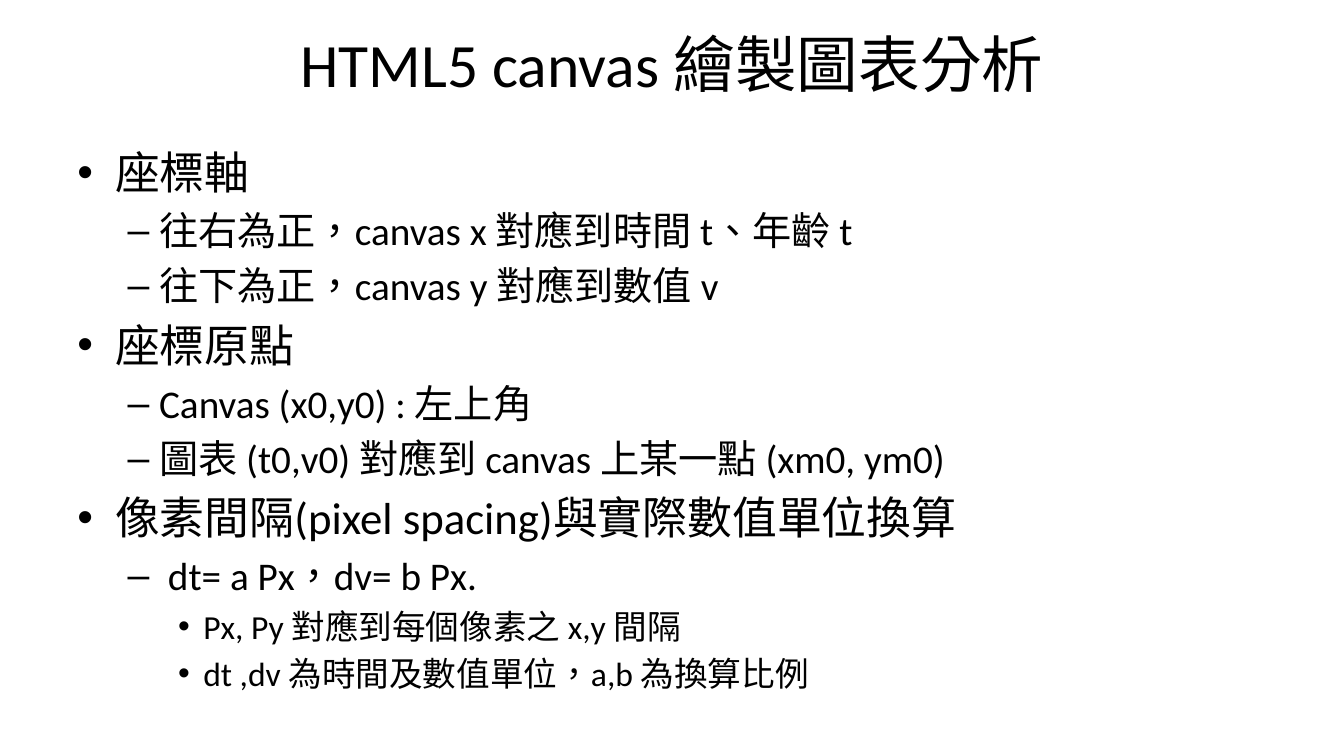
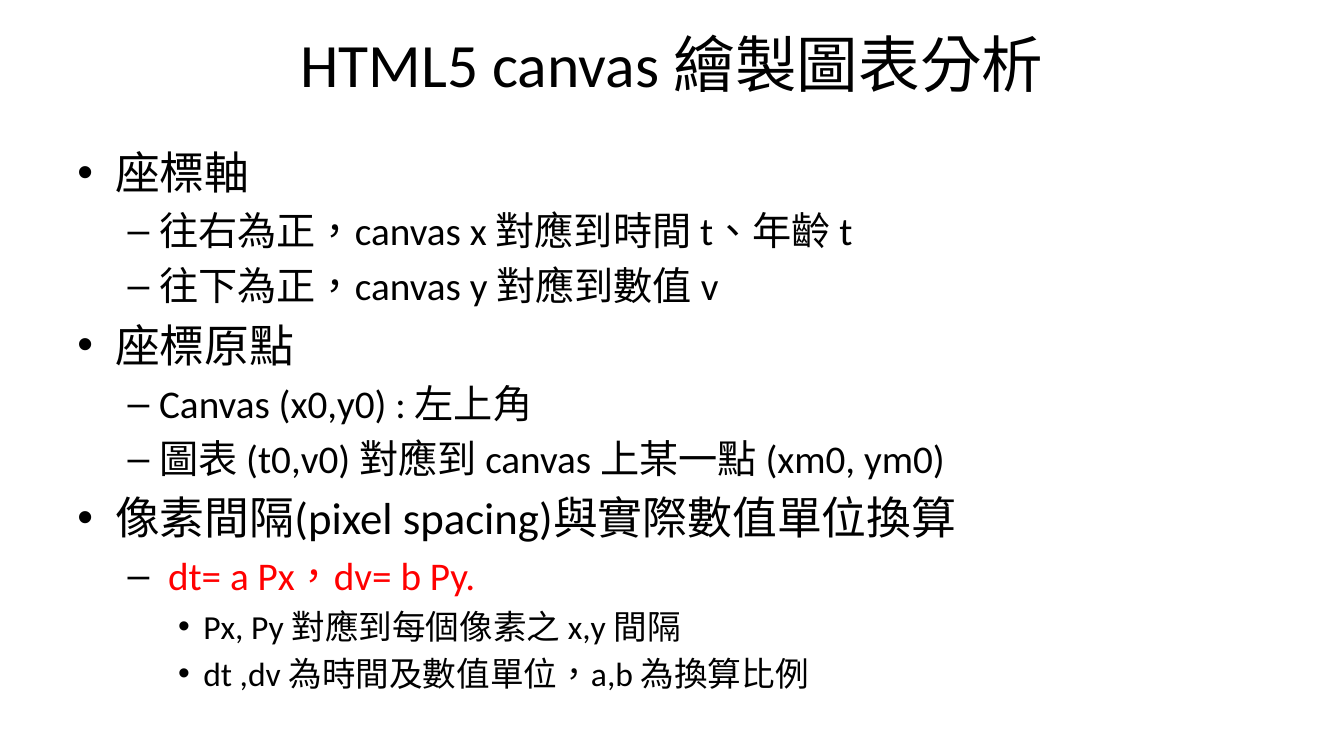
Before and after one commit to mos2718/FHIR_PACS, a slide deck: slide 7 of HTML5Canvas/ECG_Grid/drawChart.pptx. Drawn at 1344x756 pixels with LibreOffice and Linux fonts; fonts in the diff are those of the drawing. Boxes give left, top, right and bottom in pixels: in the first picture for what was removed or moved away, otherwise in the second. Text is boxed around its words. In the diff, an @@ line names an element or a change of style, - is before the commit and + after.

```diff
--- a/HTML5Canvas/ECG_Grid/drawChart.pptx
+++ b/HTML5Canvas/ECG_Grid/drawChart.pptx
@@ text at bbox=[168, 562, 475, 597]: text changed; text colour #000000 to #FF0000 @@
-  – dt= a Px，dv= b Px.
+  – dt= a Px，dv= b Py.
```
Also in this commit, not shown: 1 other slide changed, 3 other files.
